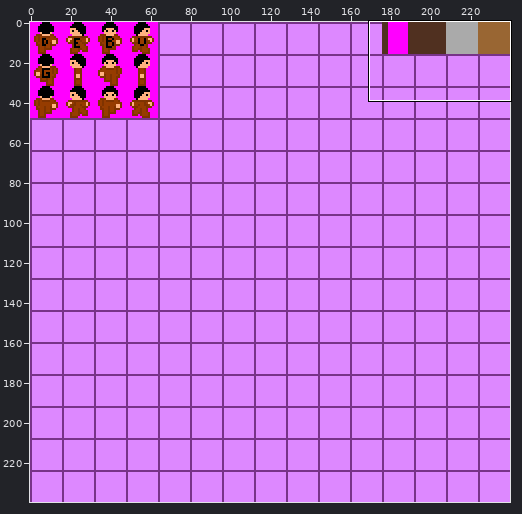
Sprite sheet, stored at res/gfx/atlas.png. Above, an overview of the earlier version with the close-up marked.
Close-up. First the earlier version:
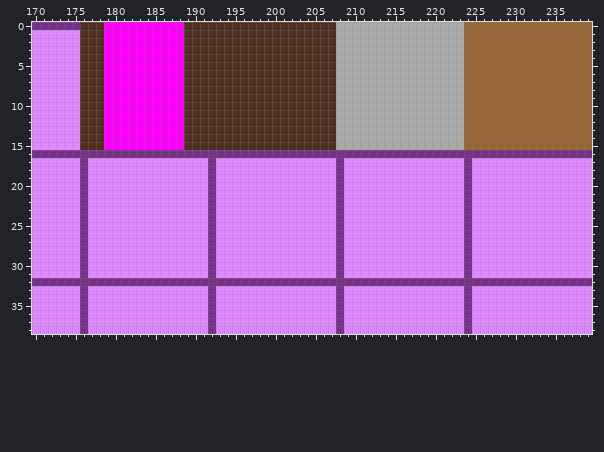
The file is 240x240 pixels. Colours within 5 levels of each other are drawn and written as one. Shown: x 170..239, y 0..38.
After the commit:
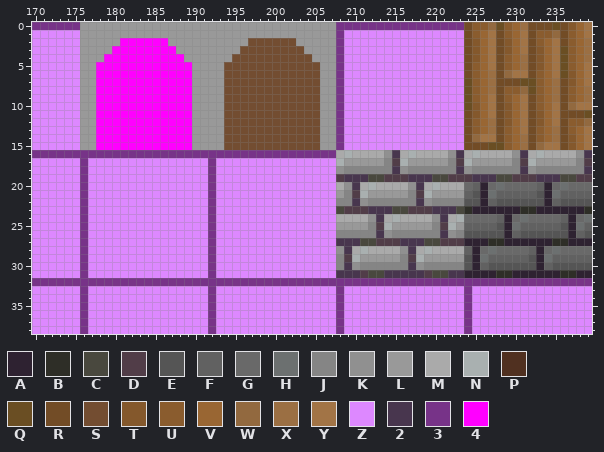
Palette (. is transparent): A #2e2231  B #2e2e27  C #49483e  D #513d48  E #555555  F #616161  G #696969  H #6c7070  J #858585  K #909090  L #999999  M #aaaaaa  N #a9b0b0  P #503020  Q #6a4e23  R #724c26  S #734d31  T #84582c  U #8a5c2e  V #996633  W #92693f  X #9b6f43  Y #a27446  Z #dd88ff  2 #48364e  3 #773388  4 #ff00ff
Change:
Changed rows in their new state; - is an unchanged pixel.
first column x 176:
 0 LLLLLLLLLLLLLLLLLLLLLLLLLLLLLLLL3333333333333333RUUWQU-XRRRQRT-Y
 1 LLLLLLLLLLLLLLLLLLLLLLLLLLLLLLLL3ZZZZZZZZZZZZZZZRU-YRU-YRUUWRU-Y
 2 LLLLL------LLLLLLLLLLSSSSSSLLLLL3ZZZZZZZZZZZZZZZRT-YRT-YRU-YRU-X
 3 LLLL--------LLLLLLLLSSSSSSSSLLLL3ZZZZZZZZZZZZZZZRT-YRT-YRT-YQU-X
 4 LLL----------LLLLLLSSSSSSSSSSLLL3ZZZZZZZZZZZZZZZRT-YRU-XRT-YQU-X
 5 LL4----------4LLLLSSSSSSSSSSSSLL3ZZZZZZZZZZZZZZZRU-YRU-XRT-YQU-Y
 6 LL4----------4LLLLSSSSSSSSSSSSLL3ZZZZZZZZZZZZZZZRU-XRWYYRU-YQT-Y
 7 LL4----------4LLLLSSSSSSSSSSSSLL3ZZZZZZZZZZZZZZZQU-XRRRQQU-XRT-Y
 8 LL4----------4LLLLSSSSSSSSSSSSLL3ZZZZZZZZZZZZZZZQU-XRUUWQU-XRU-X
 9 LL4----------4LLLLSSSSSSSSSSSSLL3ZZZZZZZZZZZZZZZQU-YRU-YRU-XRU-X
10 LL4----------4LLLLSSSSSSSSSSSSLL3ZZZZZZZZZZZZZZZQT-YRT-YRU-YRWYY
11 LL4----------4LLLLSSSSSSSSSSSSLL3ZZZZZZZZZZZZZZZRT-YRT-YRT-YRRRQ
12 LL4----------4LLLLSSSSSSSSSSSSLL3ZZZZZZZZZZZZZZZRU-XRT-YRT-YRUUW
13 LL4----------4LLLLSSSSSSSSSSSSLL3ZZZZZZZZZZZZZZZRU-XRU-YRU-XRU-Y
14 LL4----------4LLLLSSSSSSSSSSSSLL3ZZZZZZZZZZZZZZZRWYYRU-XRU-XRT-Y
15 LL4----------4LLLLSSSSSSSSSSSSLL3ZZZZZZZZZZZZZZZRRRQQU-XRWYYRT-Y
16 --------------------------------MNMMMMK2MNMMMMK2MNMMMMK2MNMMMMK2
17 --------------------------------NLLLLLJDNLLLLLJDNLLLLLJDNLLLLLJD
18 --------------------------------KJJJJJJ2KJJJJJJ2KJJJJJJ2KJJJJJJ2
19 --------------------------------D222CCDDD222CCDDD222CCDDD222CCDD
20 --------------------------------MK2MNMMMMK2MNMMMGFAGHGGGGFAGHGGG
21 --------------------------------LJDNLLLLLJDNLLLLFEAHFFFFFEAHFFFF
22 --------------------------------JJ2KJJJJJJ2KJJJJEEAFEEEEEEAFEEEE
23 --------------------------------CDDD222CCDDD222CBAAAAAABBAAAAAAB
24 --------------------------------MMMMK2MNMMMMK2MNGGGGFAGHGGGGFAGH
25 --------------------------------LLLLJDNLLLLLJDNLFFFFEAHFFFFFEAHF
26 --------------------------------JJJJJ2KJJJJJJ2KJEEEEEAFEEEEEEAFE
27 --------------------------------222CCDDD222CCDDDAAABBAAAAAABBAAA
28 --------------------------------K2MNMMMMK2MNMMMMFAGHGGGGFAGHGGGG
29 --------------------------------JDNLLLLLJDNLLLLLEAHFFFFFEAHFFFFF
30 --------------------------------J2KJJJJJJ2KJJJJJEAFEEEEEEAFEEEEE
31 --------------------------------222DCC22222DCC22AAAABBAAAAAABBAA
Boxes around the changes in both close-ups, in picture pixels (x1, y1, x2, y2):
changed: (80, 22, 592, 278)
